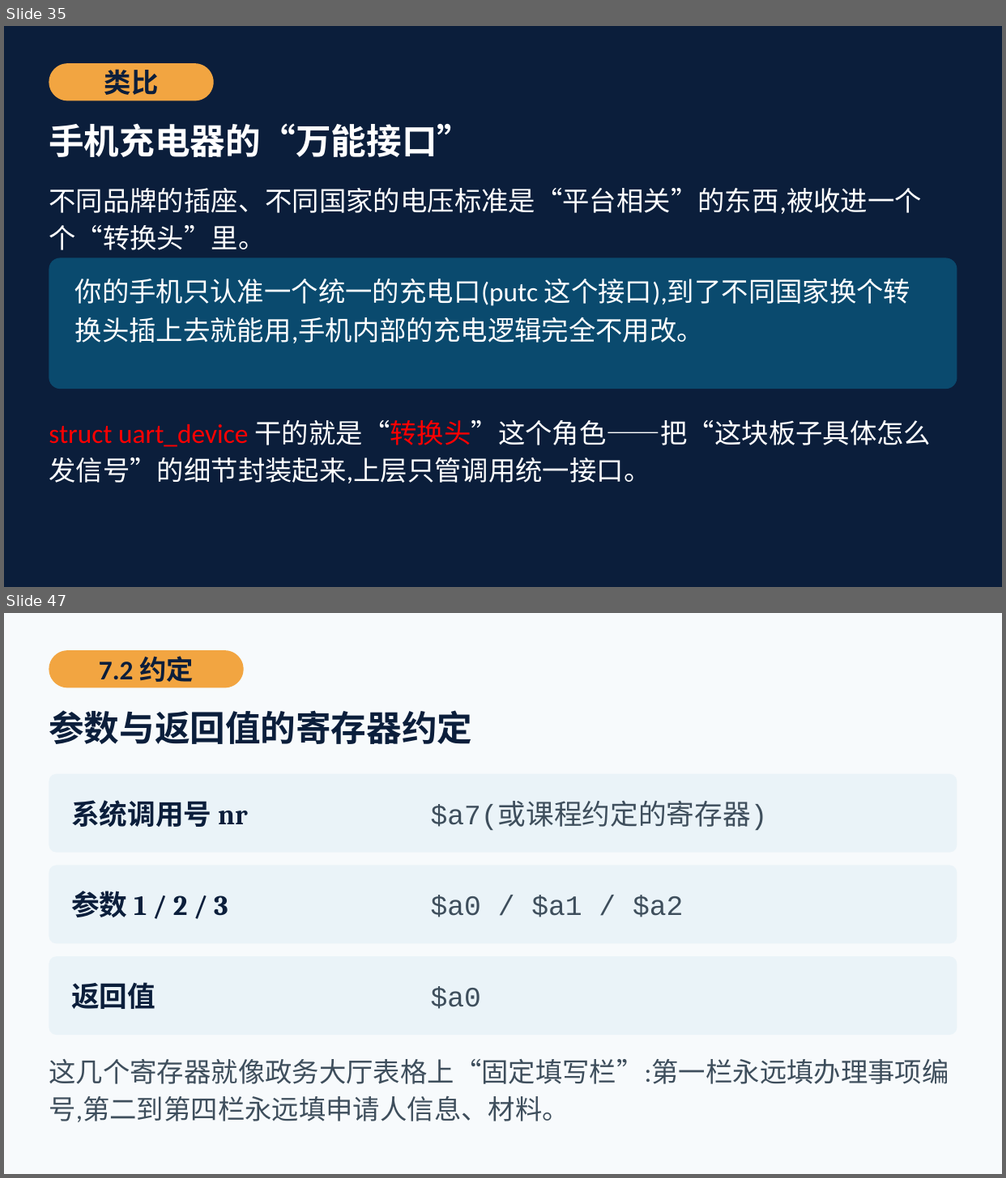
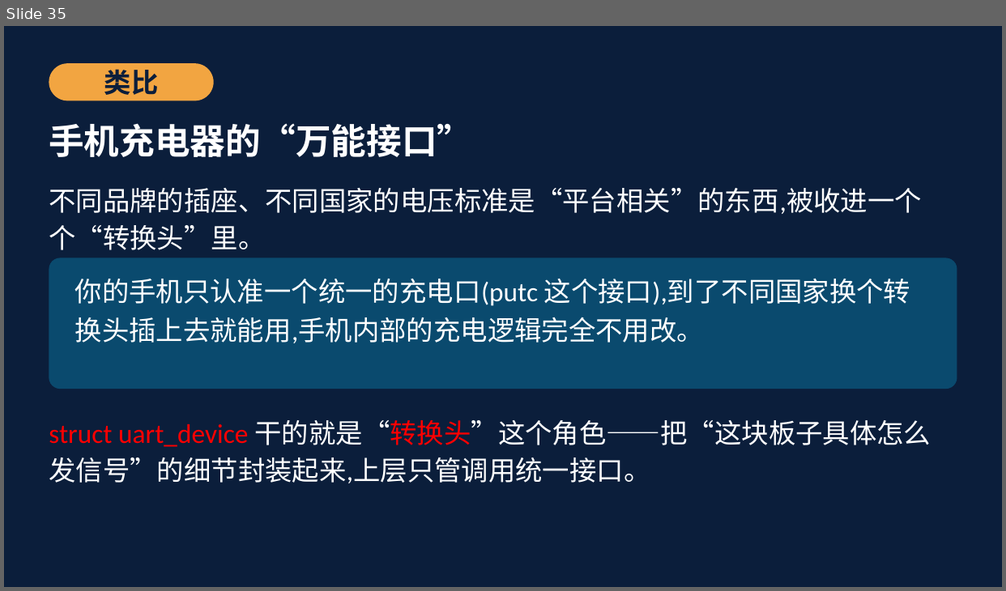
Before and after one commit to cxi218447-byte/miniOS, a slide deck: docs/08/第08次课_UART驱动与sys_write教材PPT.pptx. Shown one above the other, each under a label of ours: slides 35 and 47 before the commit, slide 35 after it; the slides between them are not shown. The pictures are 1006x1178 and 1006x591 pixels, drawn with LibreOffice and Linux fonts; fonts in the diff are those of the drawing. Boxes give left, top, right and bottom in pixels: in the first picture for what was removed or moved away, otherwise in the second. Text is boxed around its words. In the diff, an @@ line names an element or a change of style, - is before the commit and + after.

```diff
--- a/docs/08/第08次课_UART驱动与sys_write教材PPT.pptx
+++ b/docs/08/第08次课_UART驱动与sys_write教材PPT.pptx
@@ slide 47 removed at bbox=[4, 613, 1002, 1174], background #F7FAFC @@
@@ rounded rectangle removed at bbox=[49, 650, 244, 688] @@
@@ text removed at bbox=[99, 656, 194, 682] @@
-7.2 约定
@@ text removed at bbox=[49, 710, 472, 744] @@
-参数与返回值的寄存器约定
@@ rounded rectangle removed at bbox=[49, 774, 957, 853] @@
@@ text removed at bbox=[71, 800, 248, 827] @@
-系统调用号 nr
@@ text removed at bbox=[431, 803, 768, 830] @@
-$a7(或课程约定的寄存器)
@@ rounded rectangle removed at bbox=[49, 865, 957, 944] @@
@@ text removed at bbox=[71, 891, 228, 918] @@
-参数 1 / 2 / 3
@@ text removed at bbox=[431, 895, 683, 918] @@
-$a0 / $a1 / $a2
@@ rounded rectangle removed at bbox=[49, 956, 957, 1035] @@
@@ text removed at bbox=[71, 982, 155, 1009] @@
-返回值
@@ text removed at bbox=[431, 986, 481, 1009] @@
-$a0
@@ text removed at bbox=[49, 1059, 948, 1122] @@
-这几个寄存器就像政务大厅表格上“固定填写栏”:第一栏永远填办理事项编号,第二到第四栏永远填申请人信息、材料。
```
Also in this commit, not shown: 16 other slides removed.
